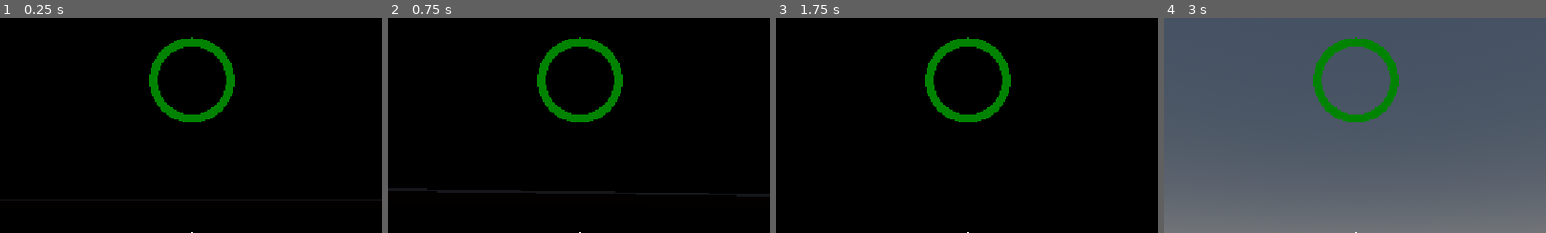
Above: before the commit, frames 1-4 (left to right).
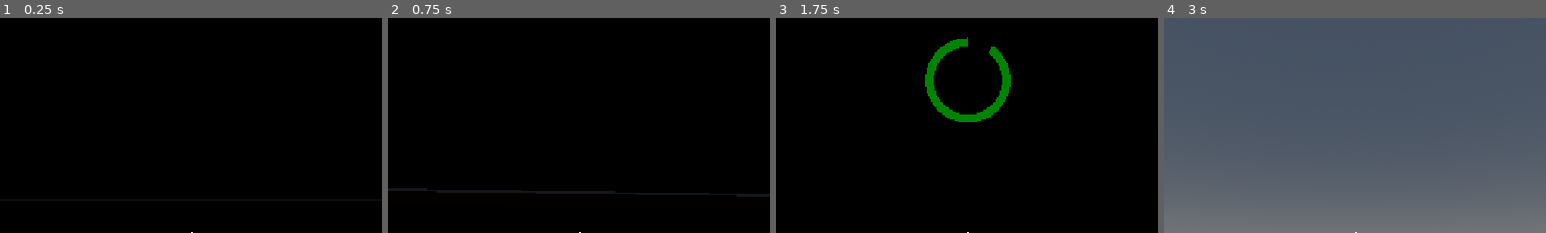
Above: after the commit, the same moments.

Repository: tmrupp/LD60
Game: Godot game, scene res://scenes/fps_test.tscn
Same seed, same stepped clock (60 frames per second), same inputs: the game is played once before the commit and once after it. The engine's default icon, where the game draws it, is replaced by a stand-in: a white triangle on a blue panel in a dark square.
Inputs (mouse positions are % of the whole screen's width and height, from its top left):
- Up to frame 1 (0.25 s): no input
- Up to frame 2 (0.75 s): tap Enter at 0.5 s; move the mouse to (55, 50) at 0.52 s; press the mouse at (55, 50) at 0.53 s; hold W (forward) from 0.53 s (still down)
- Up to frame 3 (1.75 s): keep holding W (forward); tap Space (jump) at 0.77, 1.52 s; move the mouse to (45, 50) at 1.27 s; release the mouse at (45, 50) at 1.28 s; click (45, 50) at 1.35 s
- Up to frame 4 (3 s): keep holding W (forward); tap Space (jump) at 2 s; move the mouse to (52, 48) at 2.02 s; press the mouse at (52, 48) at 2.03 s; tap Enter at 2.75 s; move the mouse to (49, 52) at 2.77 s; release the mouse at (49, 52) at 2.78 s; click (49, 52) at 2.85 s
The pictures show only the part of the screen within x 25-75%, y 0-50%; the shares and areas given below are measured in that part.

The runs differ from the first frame. In frame 1, 2.4% of the frame differs, in the area x 39-62%, y 8-49%; in frame 2, 2.4%; in frame 3, 0.2%; in frame 4, 2.4%.

Commit message:
ricochet shots are on a timer

Diff:
--- a/countdown_spinner.tres
+++ b/countdown_spinner.tres
@@ -4,7 +4,7 @@
 
 [resource]
 shader = ExtResource("1_ttudx")
-shader_parameter/limit = 1.035
+shader_parameter/limit = 1.0
 shader_parameter/color_1 = Color(0, 0.5137255, 0, 1)
 shader_parameter/color_2 = Color(0.6392157, 0.56078434, 0, 1)
 shader_parameter/color_3 = Color(0.7647059, 0, 0, 1)
--- a/scenes/fps_test.tscn
+++ b/scenes/fps_test.tscn
@@ -7,6 +7,7 @@
 [ext_resource type="Material" uid="uid://dofq1rnpcr2ux" path="res://countdown_spinner.tres" id="6_v3wg6"]
 [ext_resource type="Script" uid="uid://ctjbb0th27fb5" path="res://scripts/spawner.gd" id="7_0dqvb"]
 [ext_resource type="PackedScene" uid="uid://uv20w0ekd2ym" path="res://scenes/enemy.tscn" id="7_16jfv"]
+[ext_resource type="Script" uid="uid://3qpapyh7rpy1" path="res://scripts/timer_ui.gd" id="7_icbkw"]
 
 [sub_resource type="BoxShape3D" id="BoxShape3D_0dqvb"]
 size = Vector3(40, 0.5, 40)
@@ -270,9 +271,11 @@
 theme_override_constants/margin_top = 30
 
 [node name="TextureRect" type="TextureRect" parent="CanvasLayer/Control/MarginContainer" unique_id=440558507]
+visible = false
 material = ExtResource("6_v3wg6")
 layout_mode = 2
 texture = ExtResource("1_dd8sg")
+script = ExtResource("7_icbkw")
 
 [node name="Spawner" type="CSGBox3D" parent="." unique_id=418571448]
 transform = Transform3D(1, 0, 0, 0, 1, 0, 0, 0, 1, -13.007553, 1.2173085, 15.112506)
--- a/scripts/bullet.gd
+++ b/scripts/bullet.gd
@@ -8,6 +8,8 @@
 
 var flying : bool
 var ignore_collision : Node3D
+var on_bullet_hit_callback : Variant = null
+var on_bullet_ricochet_callback : Variant = null
 
 func _ready() -> void:
 	area_3d.body_entered.connect(_on_body_entered)
@@ -31,6 +33,8 @@
 				bouncable.bounce(self)
 				print("shot a bouncable")
 			flying = true
+			if on_bullet_hit_callback != null:
+				on_bullet_ricochet_callback.call()
 
 	if event is InputEventKey and event.pressed and event.keycode == KEY_ESCAPE:
 		if Input.mouse_mode == Input.MOUSE_MODE_CAPTURED:
@@ -42,6 +46,10 @@
 func _on_body_entered(other : Node3D):
 	if ignore_collision != null and other == ignore_collision:
 		return
+
+	if on_bullet_hit_callback != null:
+		on_bullet_hit_callback.call()
+
 	print("body entered: ", other.name)
 	body = other
 	flying = false
--- a/scripts/player_shoot.gd
+++ b/scripts/player_shoot.gd
@@ -2,6 +2,7 @@
 
 @onready var bullet_prefab = preload("res://scenes/bullet.tscn")
 @onready var shooter = $"../Camera3D"
+@onready var timer_ui = $"/root/Main/CanvasLayer/Control/MarginContainer/TextureRect"
 
 var allow_player_shoot : bool = true
 
@@ -15,6 +16,16 @@
 	new_bullet.global_position = shooter.global_position
 	new_bullet.global_rotation = shooter.global_rotation
 	new_bullet.ignore_collision = $".."
+	new_bullet.on_bullet_hit_callback = func():
+		timer_ui.start_timer(2.0, func():
+			allow_player_shoot = true
+			shooter.make_current()
+			new_bullet.queue_free()
+		)
+	new_bullet.on_bullet_ricochet_callback = func():
+		timer_ui.clear_timer()
+
 	var bullet_cam : Camera3D = new_bullet.get_node("Camera3D")
 	bullet_cam.make_current()
+
 	allow_player_shoot = false
--- /dev/null
+++ b/scripts/timer_ui.gd
@@ -0,0 +1,24 @@
+extends TextureRect
+
+var time_remaining : float = -1
+var starting_time_amount : float = 0
+var callback : Variant = null
+
+func _process(delta: float) -> void:
+	if time_remaining > 0:
+		time_remaining -= delta
+		material.set_shader_parameter("limit", time_remaining / starting_time_amount)
+		if time_remaining <= 0:
+			if callback != null:
+				callback.call()
+			hide()
+
+func start_timer(seconds : float, _callback : Callable):
+	show()
+	starting_time_amount = seconds
+	time_remaining = seconds
+	callback = _callback
+
+func clear_timer():
+	hide()
+	callback = null
Not shown, added: scripts/timer_ui.gd.uid
